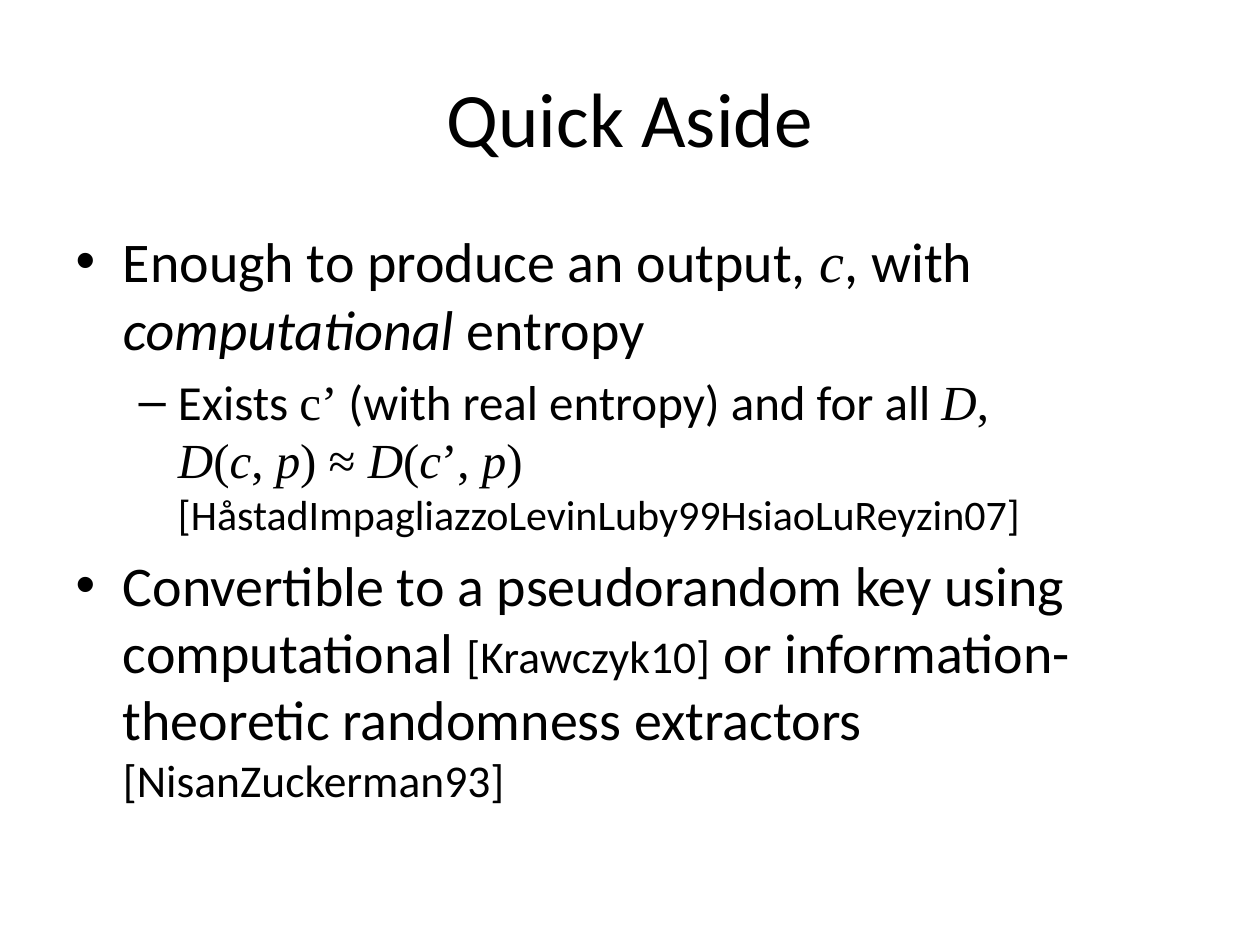
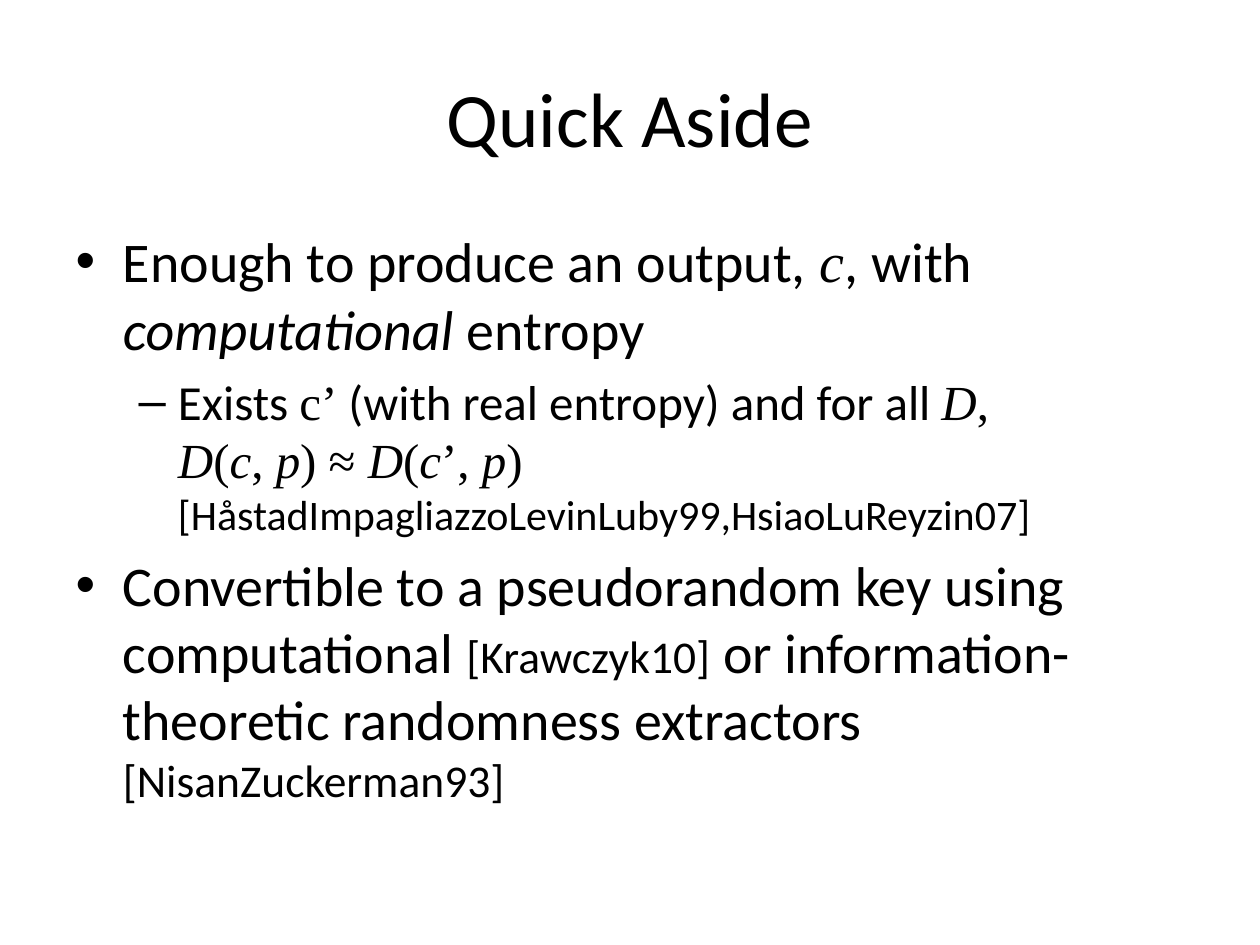
Before and after one commit to xianruimeng/comp-fuzzy-ext, a slide deck: slide 8 of constantRate/KeyDerivationWithNegativeUsable.pptx. Drawn at 1260x945 pixels with LibreOffice and Linux fonts; fonts in the diff are those of the drawing. Boxes give left, top, right and bottom in pixels: in the first picture for what was removed or moved away, otherwise in the second. Text is boxed around its words. In the diff, an @@ line names an element or a change of style, - is before the commit and + after.

```diff
--- a/constantRate/KeyDerivationWithNegativeUsable.pptx
+++ b/constantRate/KeyDerivationWithNegativeUsable.pptx
@@ text at (x1=178, y1=384, x2=1030, y2=538): text changed @@
-  – Exists c’ (with real entropy) and for all D,
-    D(c, p) ≈ D(c’, p)
-    [HåstadImpagliazzoLevinLuby99HsiaoLuReyzin07]
+  – Exists c’ (with real entropy) and for all D,
+    D(c, p) ≈ D(c’, p)
+    [HåstadImpagliazzoLevinLuby99,HsiaoLuReyzin07]
```
Also in this commit, not shown: 14 other slides changed, 5 slides added.
